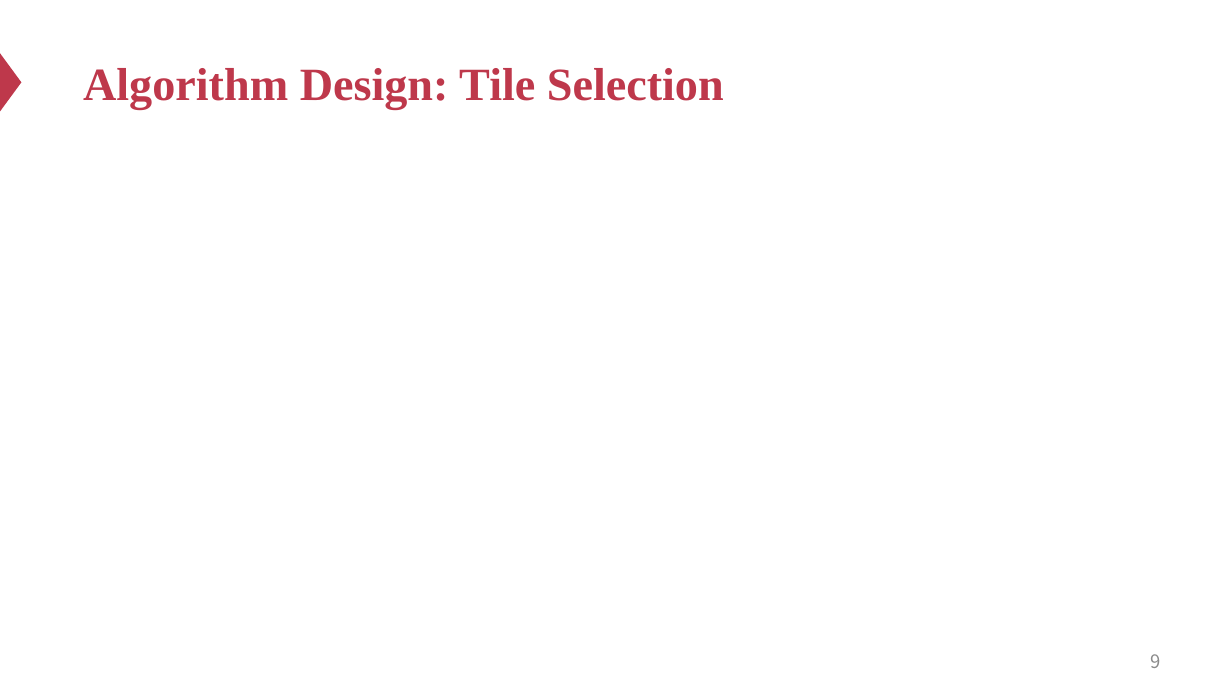
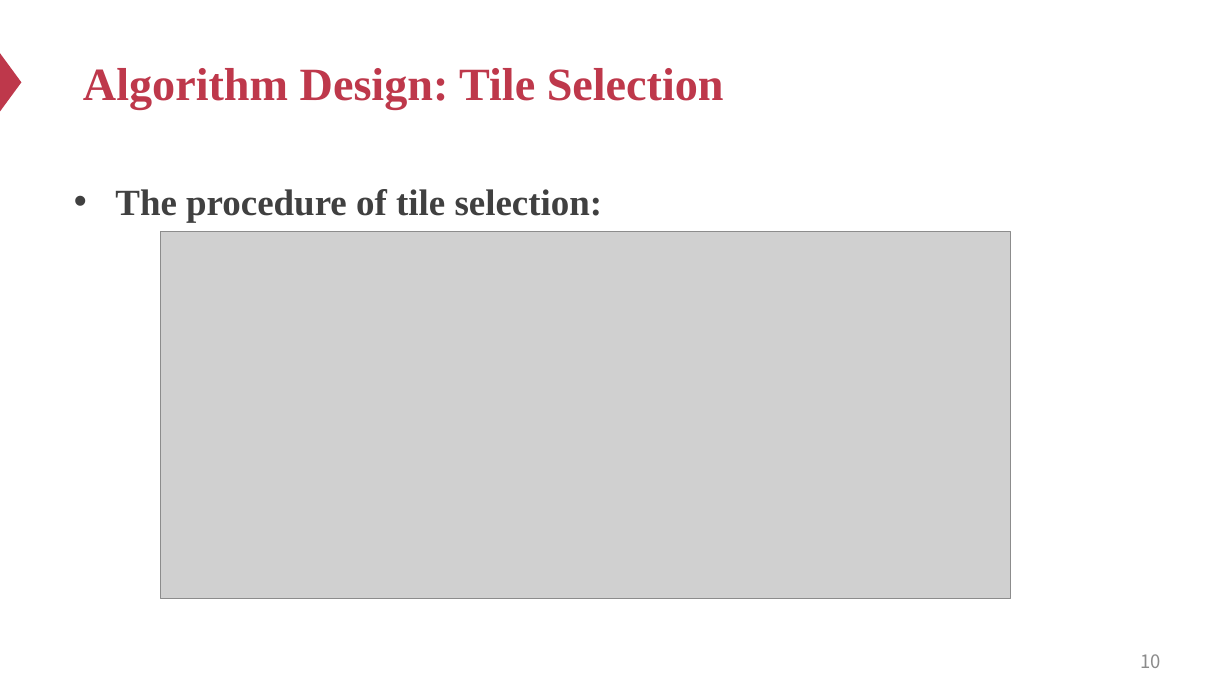
Before and after one commit to Ash1sc/R1CS-normal-form-generator, a slide deck: slide 10 of meeting_docs/PRDC/ppt.pptx (slide 9 before the commit). Drawn at 1232x693 pixels with LibreOffice and Linux fonts; fonts in the diff are those of the drawing; grey boxes stand for pictures. Boxes give left, top, right and bottom in pixels: in the first picture for what was removed or moved away, otherwise in the second. Text is boxed around its words. In the diff, an @@ line names an element or a change of style, - is before the commit and + after.

Commit message:
finish ppt

```diff
--- a/meeting_docs/PRDC/ppt.pptx
+++ b/meeting_docs/PRDC/ppt.pptx
@@ text added at bbox=[115, 189, 603, 223], 28.8 pt, text #404040, bold @@
+• The procedure of tile selection:
@@ picture added at bbox=[160, 231, 1010, 599] @@
@@ page number at bbox=[1141, 654, 1161, 668]: text changed @@
-9
+10
```
Also in this commit, not shown: 1 other slide changed, 1 slide added, 1 slide removed, 1 other file.
